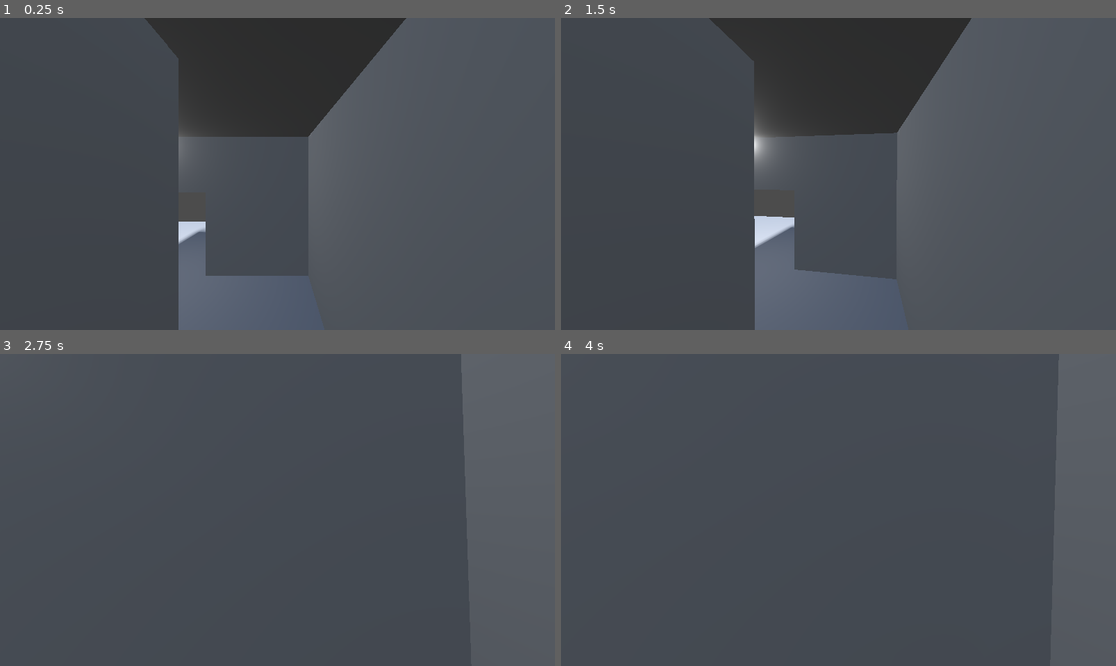
Above: before the commit, frames 1-4 (two rows, left to right).
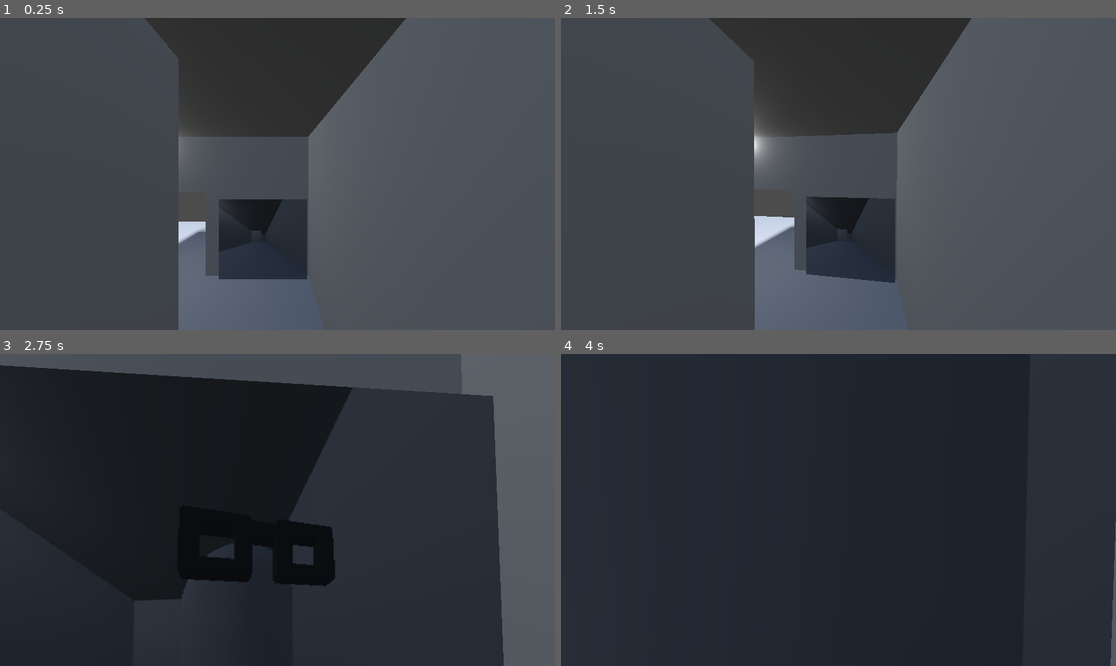
Above: after the commit, the same moments.

Repository: FHorrie/GodotMovement
Game: Godot game, scene res://main.tscn
Same seed, same stepped clock (60 frames per second), same inputs: the game is played once before the commit and once after it. A sky picture missing from this copy of the repository is replaced by a grey-blue gradient.
Inputs (mouse positions are in pixels of both pictures, inside the frame that each line leads up to):
- Up to frame 1 (0.25 s): no input
- Up to frame 2 (1.5 s): tap Enter at 0.5 s; move the mouse to (960, 158) at 0.52 s; hold D (move_right) 0.53-1.28 s; hold Shift (crawl) 0.53-1.28 s; click (960, 158) at 0.67 s; tap Space (jump) at 0.77 s; move the mouse to (810, 174) at 1.27 s; hold W (move_forward) from 1.28 s (still down); tap Shift (crawl) at 1.35 s
- Up to frame 3 (2.75 s): keep holding W (move_forward); tap Space (jump) at 1.52 s; move the mouse to (288, 503) at 2.02 s; hold Shift (crawl) from 2.03 s (still down)
- Up to frame 4 (4 s): keep holding W (move_forward); move the mouse to (832, 516) at 2.77 s; release Shift (crawl) at 2.78 s; tap Shift (crawl) at 2.85 s; tap Space (jump) at 3.02, 3.77 s; move the mouse to (877, 513) at 3.52 s; hold Shift (crawl) from 3.53 s (still down)

The runs differ from the first frame. In frame 1, 3.9% of the frame differs, in the area x 39-56%, y 58-84%; in frame 2, 4.0%; in frame 3, 81%; in frame 4, 100%, in the area x 0-100%, y 0-100%.

Commit message:
Updated level to feature mirror

Diff:
--- a/main.tscn
+++ b/main.tscn
@@ -14,6 +14,17 @@
 background_color = Color(0.426, 0.5304, 0.6, 1)
 sky = SubResource("Sky_717rc")
 ssao_enabled = true
+
+[sub_resource type="ViewportTexture" id="ViewportTexture_6y3il"]
+viewport_path = NodePath("MeshInstance3D/SubViewport")
+
+[sub_resource type="StandardMaterial3D" id="StandardMaterial3D_pa8v1"]
+resource_local_to_scene = true
+albedo_texture = SubResource("ViewportTexture_6y3il")
+
+[sub_resource type="PlaneMesh" id="PlaneMesh_4vsg4"]
+resource_local_to_scene = true
+material = SubResource("StandardMaterial3D_pa8v1")
 
 [node name="Main" type="Node3D"]
 
@@ -96,3 +107,17 @@
 [node name="Player" parent="." instance=ExtResource("1_7mttf")]
 transform = Transform3D(1, 0, 0, 0, 1, 0, 0, 0, 1, 1.07292, 2.46146, 2.75674)
 floor_block_on_wall = false
+
+[node name="MeshInstance3D" type="MeshInstance3D" parent="."]
+transform = Transform3D(-1.1, 0, 0, 0, 4.37114e-08, -1, 0, 1, 4.37114e-08, 0.709767, 1.3004, -1.88506)
+mesh = SubResource("PlaneMesh_4vsg4")
+
+[node name="SubViewport" type="SubViewport" parent="MeshInstance3D"]
+handle_input_locally = false
+render_target_update_mode = 4
+
+[node name="Camera3D" type="Camera3D" parent="MeshInstance3D/SubViewport"]
+transform = Transform3D(-1, 0, 8.74228e-08, 0, 1, 0, -8.74228e-08, 0, -1, 0.71857, 1.31047, -2.15231)
+fov = 148.693
+size = 4.65654
+far = 7.0
Not shown: 1 places in main.tscn that only renumber resources
